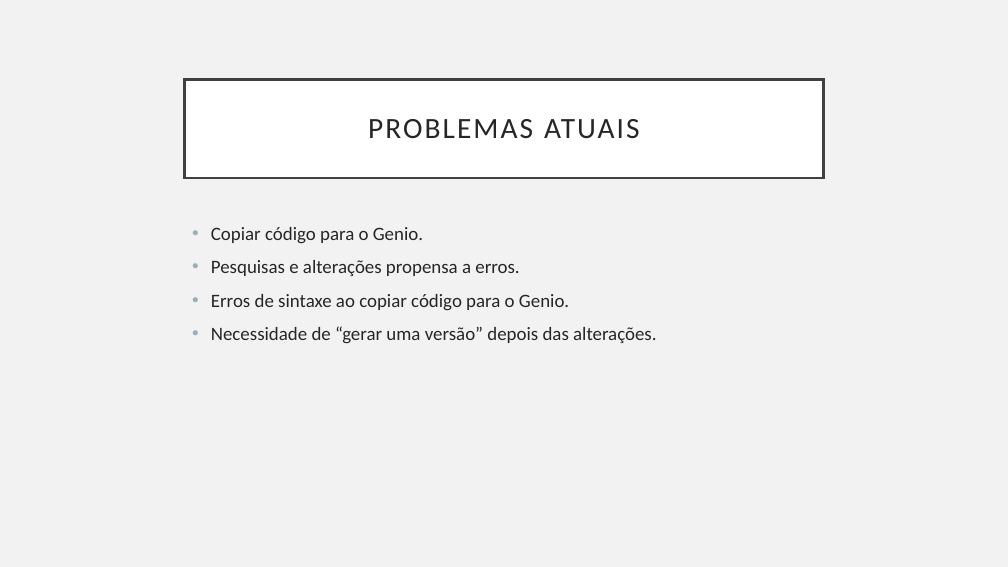
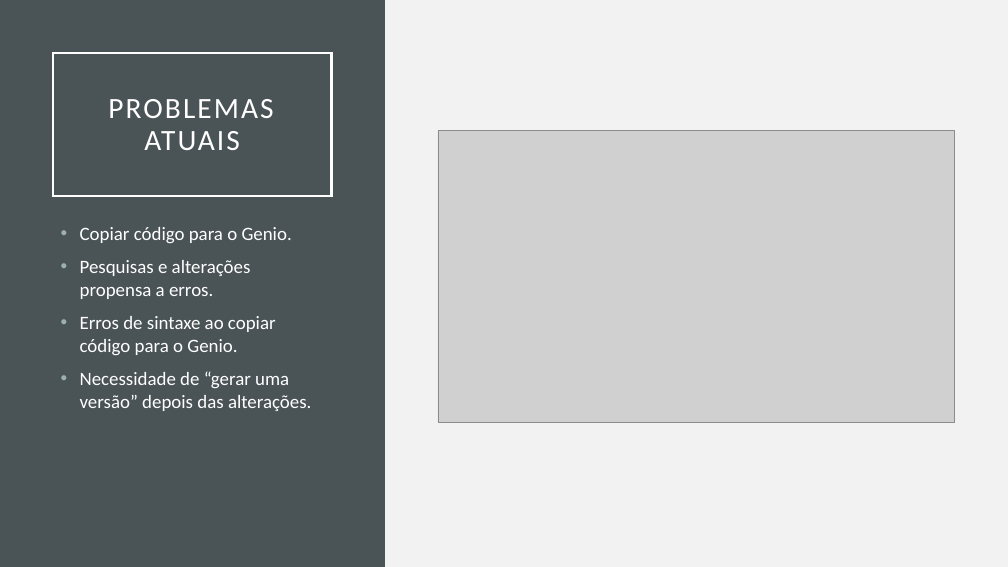
Before and after one commit to tparreira93/CodeFlow, a slide deck: slide 3 of ManualCode/Apresentacao/CodeFlow.pptx. Drawn at 1008x567 pixels with LibreOffice and Linux fonts; fonts in the diff are those of the drawing; grey boxes stand for pictures. Boxes give left, top, right and bottom in pixels: in the first picture for what was removed or moved away, otherwise in the second. Text is boxed around its words. In the diff, an @@ line names an element or a change of style, - is before the commit and + after.

```diff
--- a/ManualCode/Apresentacao/CodeFlow.pptx
+++ b/ManualCode/Apresentacao/CodeFlow.pptx
@@ rectangle added at (x1=0, y1=0, x2=385, y2=567), fill #4A5356 @@
@@ title "PROBLEMAS ATUAIS" resized from (x1=185, y1=79, x2=823, y2=178) to (x1=53, y1=53, x2=331, y2=196) @@
@@ title "PROBLEMAS ATUAIS" at (x1=53, y1=53, x2=331, y2=196): text colour #262626 to #FFFFFF; fill #FFFFFF to none; outline #404040 2.5 pt to #FFFFFF 2.5 pt @@
@@ picture added at (x1=438, y1=131, x2=955, y2=423) @@
@@ text "Copiar código para o Genio." moved from (x1=211, y1=227, x2=656, y2=344) to (x1=80, y1=227, x2=311, y2=411) @@
@@ text "Copiar código para o Genio." at (x1=80, y1=227, x2=311, y2=411): text colour #262626 to #FFFFFF @@
```
Also in this commit, not shown: 5 other slides changed, 5 slides added, 5 other files.
